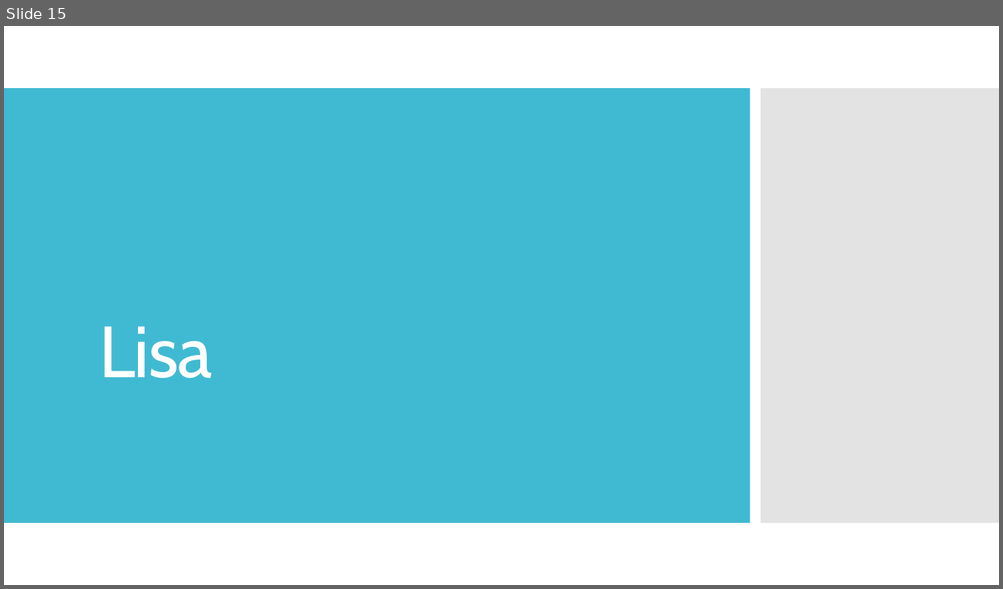
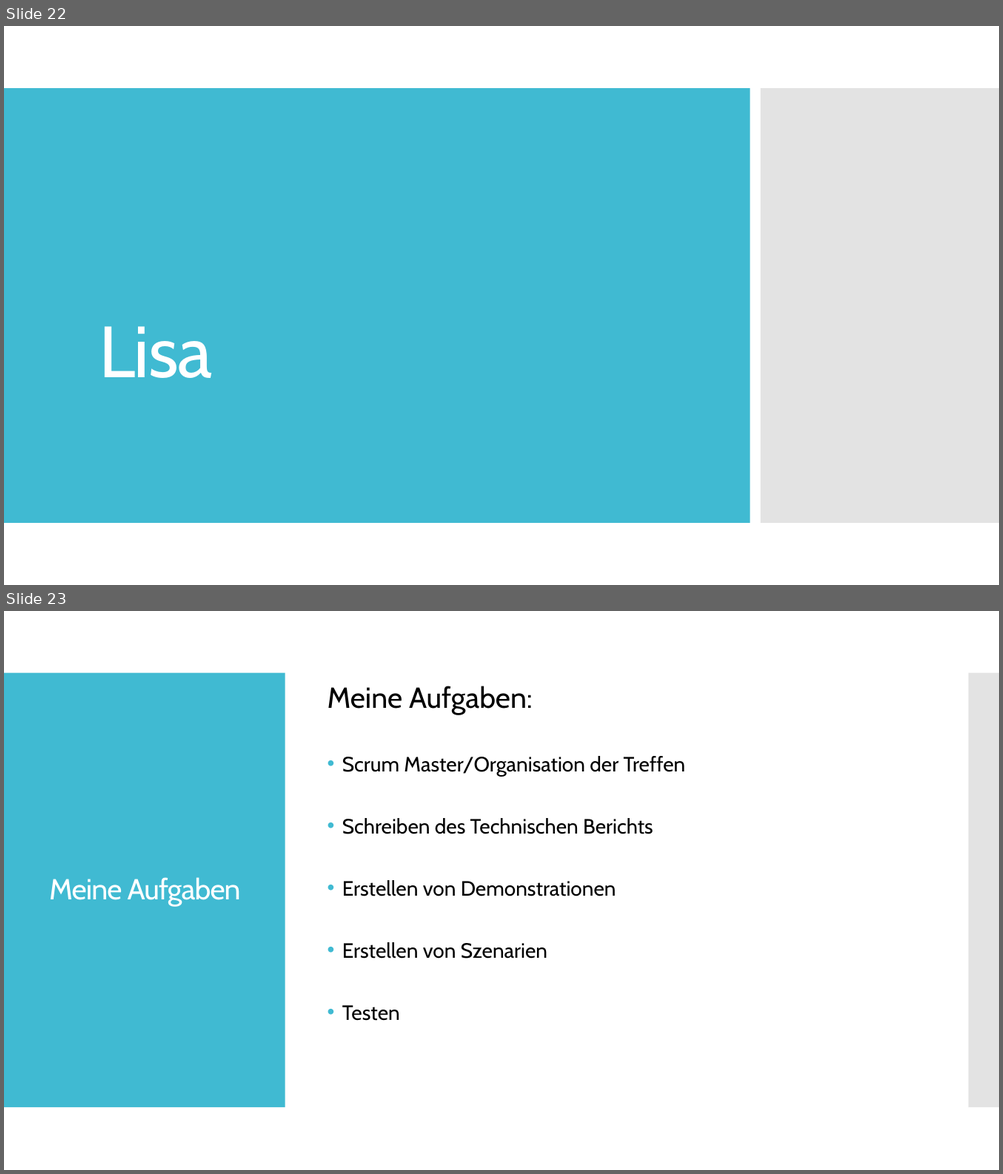
Before and after one commit to Datagroup-ModSim/ModSim17-data-generation-filters, a slide deck: presentations/Sprint 2/Datenerzeugung und Datenanalyse_Sprint2_formatiert.pptx. Shown one above the other, each under a label of ours: slide 15 before the commit, slides 22 and 23 after it. The pictures are 1003x589 and 1003x1174 pixels, drawn with LibreOffice and Linux fonts; fonts in the diff are those of the drawing. Boxes give left, top, right and bottom in pixels: in the first picture for what was removed or moved away, otherwise in the second. Text is boxed around its words. In the diff, an @@ line names an element or a change of style, - is before the commit and + after.

Commit message:
Präsentation des 2. Sprints im Ordner presentation unter Sprint 2 Der Ordner restlicher Output ist für mich zum testen

```diff
--- a/presentations/Sprint 2/Datenerzeugung und Datenanalyse_Sprint2_formatiert.pptx
+++ b/presentations/Sprint 2/Datenerzeugung und Datenanalyse_Sprint2_formatiert.pptx
@@ slide 23 added at (4, 611, 999, 1170), background #FFFFFF @@
@@ rectangle added at (4, 673, 285, 1108), fill #40BAD2 @@
@@ rectangle added at (968, 673, 999, 1108), fill #C8C8C8 at 50% opacity @@
@@ text added at (327, 686, 686, 1021), 20 pt, text #000000 @@
+Meine Aufgaben:
+• Scrum Master/Organisation der Treffen
+• Schreiben des Technischen Berichts
+• Erstellen von Demonstrationen
+• Erstellen von Szenarien
+• Testen
@@ title added at (49, 877, 241, 906), 28 pt, text #FFFFFF @@
+Meine Aufgaben
@@ what was slide 15 is now slide 22 @@
```
Also in this commit, not shown: 7 slides changed, 9 other slides added, 52 other files.
